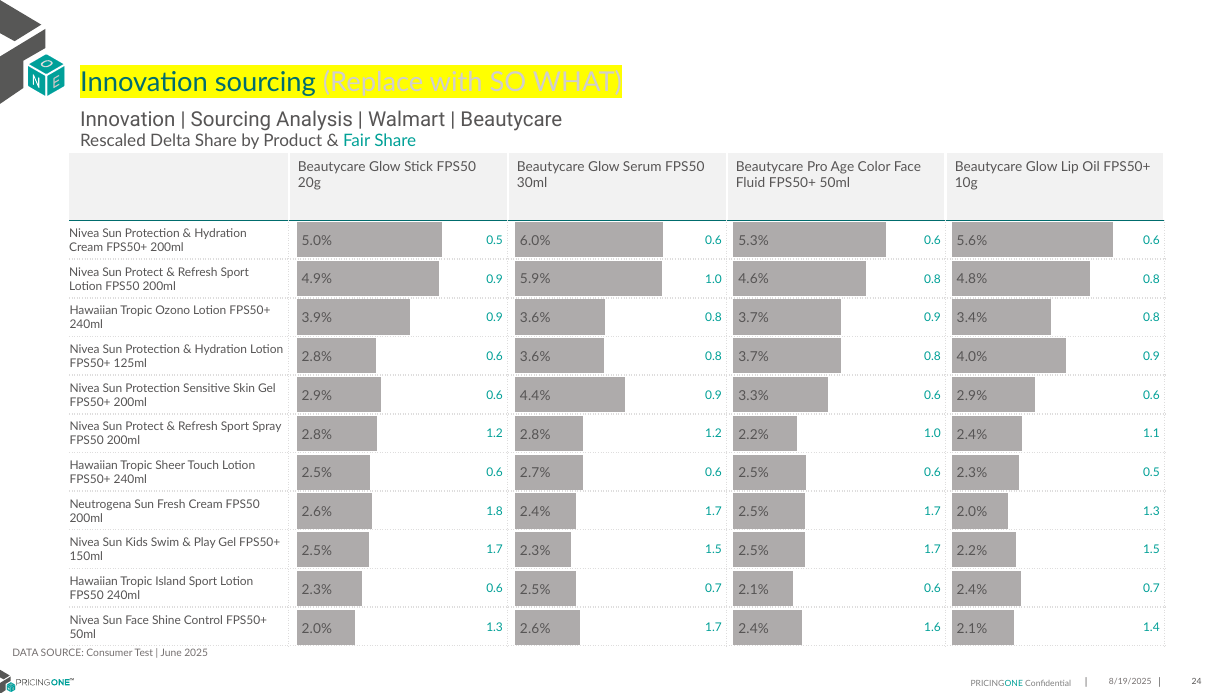
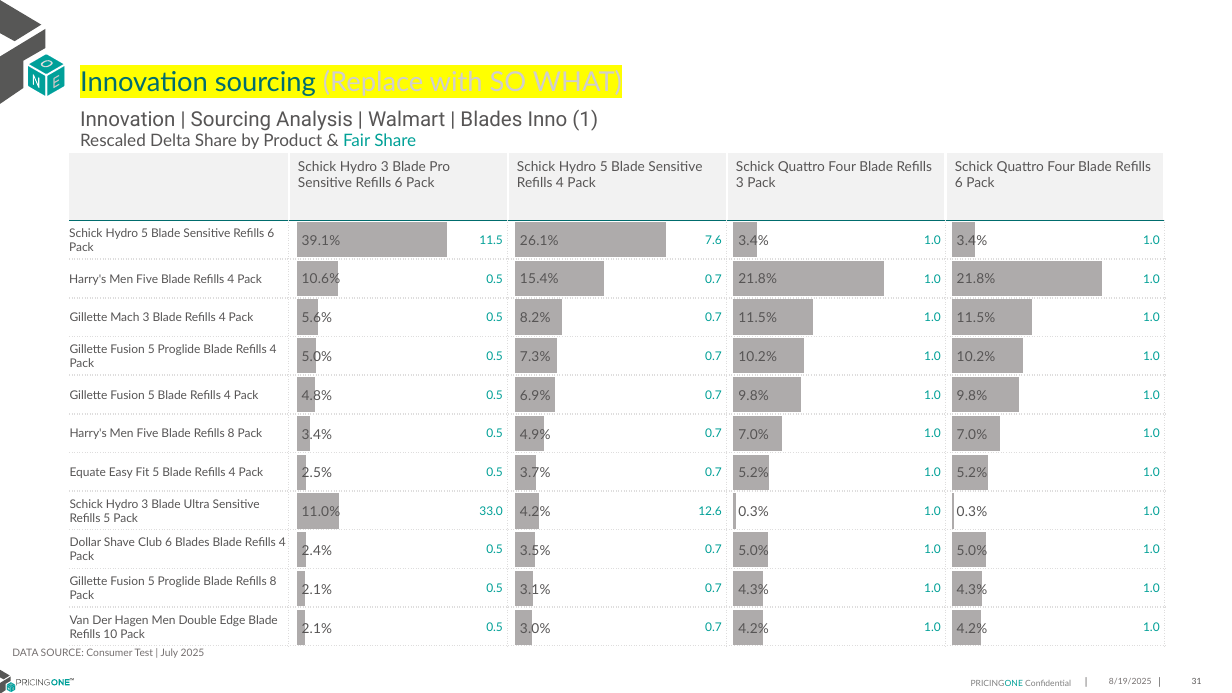
Before and after one commit to PricingOne/Slide-Automate, a slide deck: slide 31 of Innovation CBC Slide Duplicate/Innovation CBC Walmart output 2025-08-19.pptx (slide 24 before the commit). Drawn at 1232x693 pixels with LibreOffice and Linux fonts; fonts in the diff are those of the drawing. Boxes give left, top, right and bottom in pixels: in the first picture for what was removed or moved away, otherwise in the second. Text is boxed around its words. In the diff, an @@ line names an element or a change of style, - is before the commit and + after.

Commit message:
edgewell us inno

```diff
--- a/Innovation CBC Slide Duplicate/Innovation CBC Walmart output 2025-08-19.pptx
+++ b/Innovation CBC Slide Duplicate/Innovation CBC Walmart output 2025-08-19.pptx
@@ text at [80, 110, 598, 131]: text changed @@
-Innovation | Sourcing Analysis | Walmart | Beautycare
+Innovation | Sourcing Analysis | Walmart | Blades Inno (1)
@@ table at [69, 153, 1165, 646] @@
-row 1:  | Beautycare Glow Stick FPS50 20g | Beautycare Glow Serum FPS50 30ml | Beautycare Pro Age Color Face Fluid FPS50+ 50ml | Beautycare Glow Lip Oil FPS50+ 10g
+row 1:  | Schick Hydro 3 Blade Pro Sensitive Refills 6 Pack | Schick Hydro 5 Blade Sensitive Refills 4 Pack | Schick Quattro Four Blade Refills 3 Pack | Schick Quattro Four Blade Refills 6 Pack
-row 2: Nivea Sun Protection & Hydration Cream FPS50+ 200ml | 0.5 | 0.6 | 0.6 | 0.6
+row 2: Schick Hydro 5 Blade Sensitive Refills 6 Pack | 11.5 | 7.6 | 1.0 | 1.0
-row 3: Nivea Sun Protect & Refresh Sport Lotion FPS50 200ml | 0.9 | 1.0 | 0.8 | 0.8
+row 3: Harry's Men Five Blade Refills 4 Pack | 0.5 | 0.7 | 1.0 | 1.0
-row 4: Hawaiian Tropic Ozono Lotion FPS50+ 240ml | 0.9 | 0.8 | 0.9 | 0.8
+row 4: Gillette Mach 3 Blade Refills 4 Pack | 0.5 | 0.7 | 1.0 | 1.0
-row 5: Nivea Sun Protection & Hydration Lotion FPS50+ 125ml | 0.6 | 0.8 | 0.8 | 0.9
+row 5: Gillette Fusion 5 Proglide Blade Refills 4 Pack | 0.5 | 0.7 | 1.0 | 1.0
-row 6: Nivea Sun Protection Sensitive Skin Gel FPS50+ 200ml | 0.6 | 0.9 | 0.6 | 0.6
+row 6: Gillette Fusion 5 Blade Refills 4 Pack | 0.5 | 0.7 | 1.0 | 1.0
-row 7: Nivea Sun Protect & Refresh Sport Spray FPS50 200ml | 1.2 | 1.2 | 1.0 | 1.1
+row 7: Harry's Men Five Blade Refills 8 Pack | 0.5 | 0.7 | 1.0 | 1.0
-row 8: Hawaiian Tropic Sheer Touch Lotion FPS50+ 240ml | 0.6 | 0.6 | 0.6 | 0.5
+row 8: Equate Easy Fit 5 Blade Refills 4 Pack | 0.5 | 0.7 | 1.0 | 1.0
-row 9: Neutrogena Sun Fresh Cream FPS50 200ml | 1.8 | 1.7 | 1.7 | 1.3
+row 9: Schick Hydro 3 Blade Ultra Sensitive Refills 5 Pack | 33.0 | 12.6 | 1.0 | 1.0
-row 10: Nivea Sun Kids Swim & Play Gel FPS50+ 150ml | 1.7 | 1.5 | 1.7 | 1.5
+row 10: Dollar Shave Club 6 Blades Blade Refills 4 Pack | 0.5 | 0.7 | 1.0 | 1.0
-row 11: Hawaiian Tropic Island Sport Lotion FPS50 240ml | 0.6 | 0.7 | 0.6 | 0.7
+row 11: Gillette Fusion 5 Proglide Blade Refills 8 Pack | 0.5 | 0.7 | 1.0 | 1.0
-row 12: Nivea Sun Face Shine Control FPS50+ 50ml | 1.3 | 1.7 | 1.6 | 1.4
+row 12: Van Der Hagen Men Double Edge Blade Refills 10 Pack | 0.5 | 0.7 | 1.0 | 1.0
@@ bar chart at [291, 221, 471, 647] @@
-Series 1: 0.05, 0.049, 0.039, 0.028, 0.029, 0.028, 0.025, 0.026, 0.025, 0.023, 0.02
+Series 1: 0.391, 0.106, 0.056, 0.05, 0.048, 0.034, 0.025, 0.11, 0.024, 0.021, 0.021
@@ bar chart at [509, 221, 689, 647] @@
-Series 1: 0.06, 0.059, 0.036, 0.036, 0.044, 0.028, 0.027, 0.024, 0.023, 0.025, 0.026
+Series 1: 0.261, 0.154, 0.082, 0.073, 0.069, 0.049, 0.037, 0.042, 0.035, 0.031, 0.03
@@ bar chart at [727, 221, 907, 647] @@
-Series 1: 0.053, 0.046, 0.037, 0.037, 0.033, 0.022, 0.025, 0.025, 0.025, 0.021, 0.024
+Series 1: 0.034, 0.218, 0.115, 0.102, 0.098, 0.07, 0.052, 0.003, 0.05, 0.043, 0.042
@@ bar chart at [946, 221, 1126, 647] @@
-Series 1: 0.056, 0.048, 0.034, 0.04, 0.029, 0.024, 0.023, 0.02, 0.022, 0.024, 0.021
+Series 1: 0.034, 0.218, 0.115, 0.102, 0.098, 0.07, 0.052, 0.003, 0.05, 0.043, 0.042
@@ text at [12, 648, 205, 658]: text changed @@
-DATA SOURCE: Consumer Test | June 2025
+DATA SOURCE: Consumer Test | July 2025
@@ page number at [1192, 678, 1202, 684]: text changed @@
-24
+31
```
Also in this commit, not shown: 26 other slides changed, 13 slides added, 1 slide removed, 12 other files.
